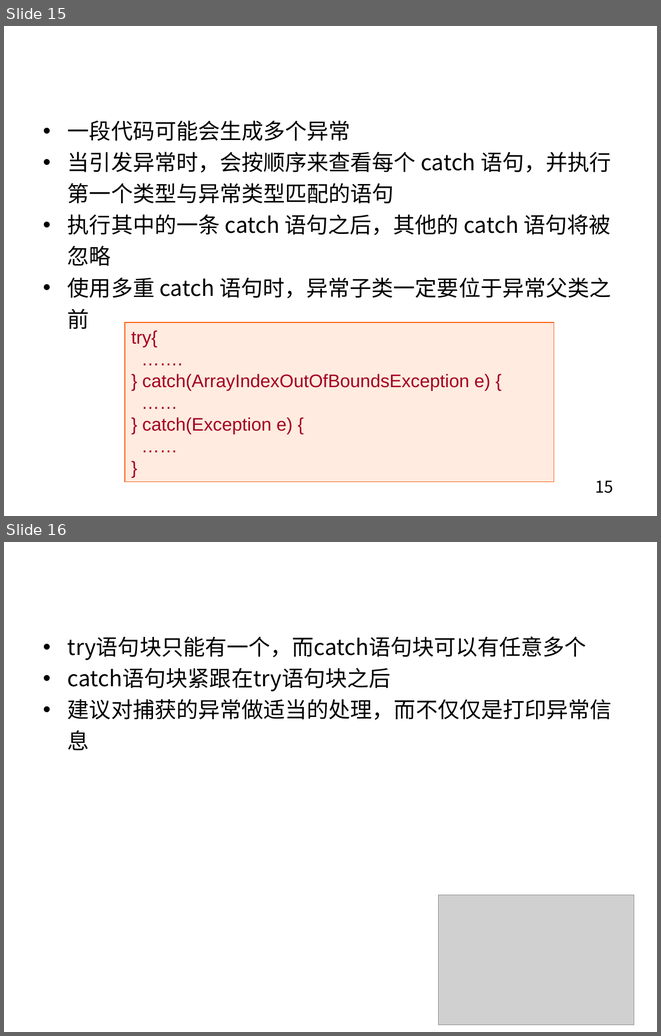
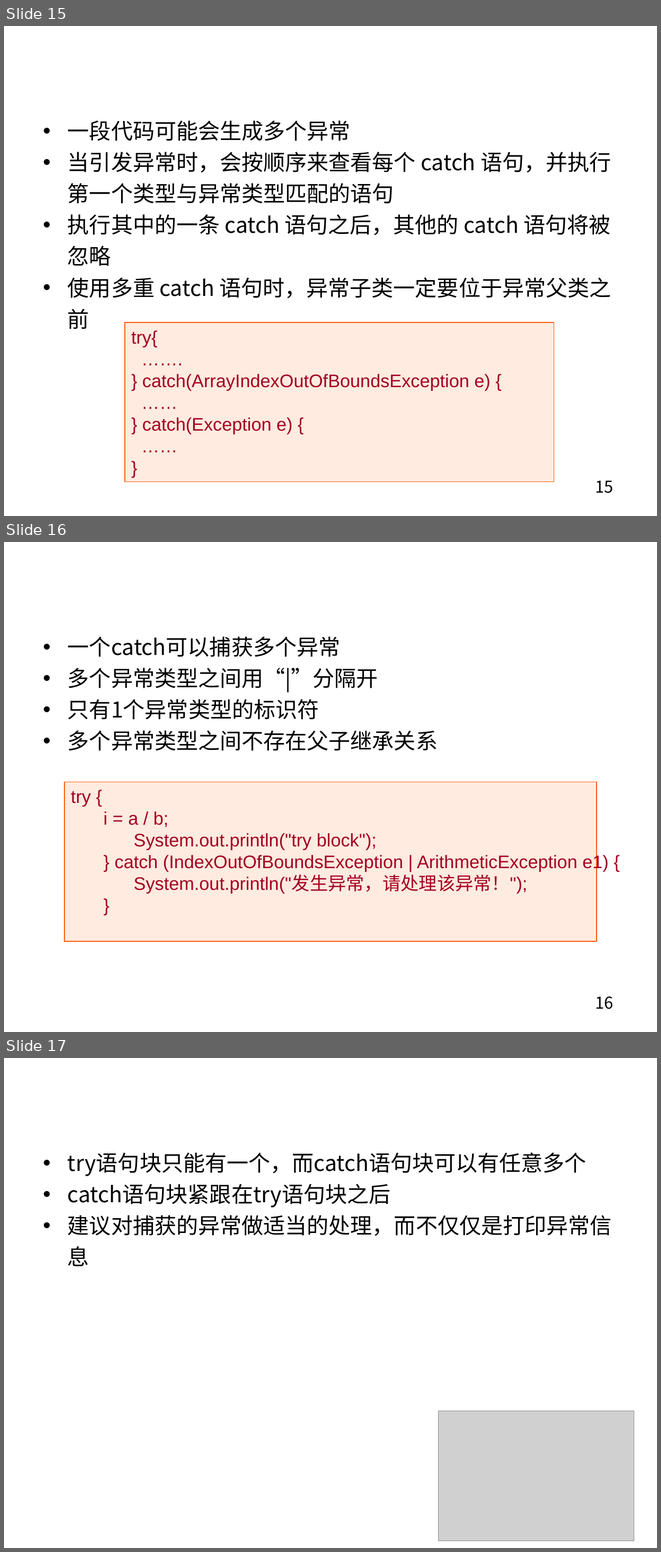
Before and after one commit to edu2act/course-JavaSE-Android, a slide deck: ch11/第11章 异常和断言.pptx. Shown one above the other, each under a label of ours: slides 15 and 16 before the commit, slides 15, 16 and 17 after it. The pictures are 661x1036 and 661x1552 pixels, drawn with LibreOffice and Linux fonts; fonts in the diff are those of the drawing; grey boxes stand for pictures; background and template pictures are left out. Boxes give left, top, right and bottom in pixels: in the first picture for what was removed or moved away, otherwise in the second. Text is boxed around its words. In the diff, an @@ line names an element or a change of style, - is before the commit and + after.

Commit message:
更新第11章课件

```diff
--- a/ch11/第11章 异常和断言.pptx
+++ b/ch11/第11章 异常和断言.pptx
@@ slide 16 added at box(4, 542, 657, 1032), background #FFFFFF; not listed: 1 template element that a slide beside it also shows @@
@@ title added at box(37, 562, 624, 615), 36 pt, text #FFFFFF, bold @@
+多重异常
@@ text added at box(68, 636, 438, 751), 24 pt, text #000000 @@
+• 一个catch可以捕获多个异常
+• 多个异常类型之间用“|”分隔开
+• 只有1个异常类型的标识符
+• 多个异常类型之间不存在父子继承关系
@@ rectangle added at box(65, 782, 597, 941), fill #FFEBE0, outline #FF5D0D 0.75 pt, 20 pt, text #A50021 @@
+try {
+  i = a / b;
+System.out.println("try block");
+} catch (IndexOutOfBoundsException | ArithmeticException e1) {
+System.out.println("发生异常，请处理该异常！");
+}
@@ what was slide 16 is now slide 17 @@
```
